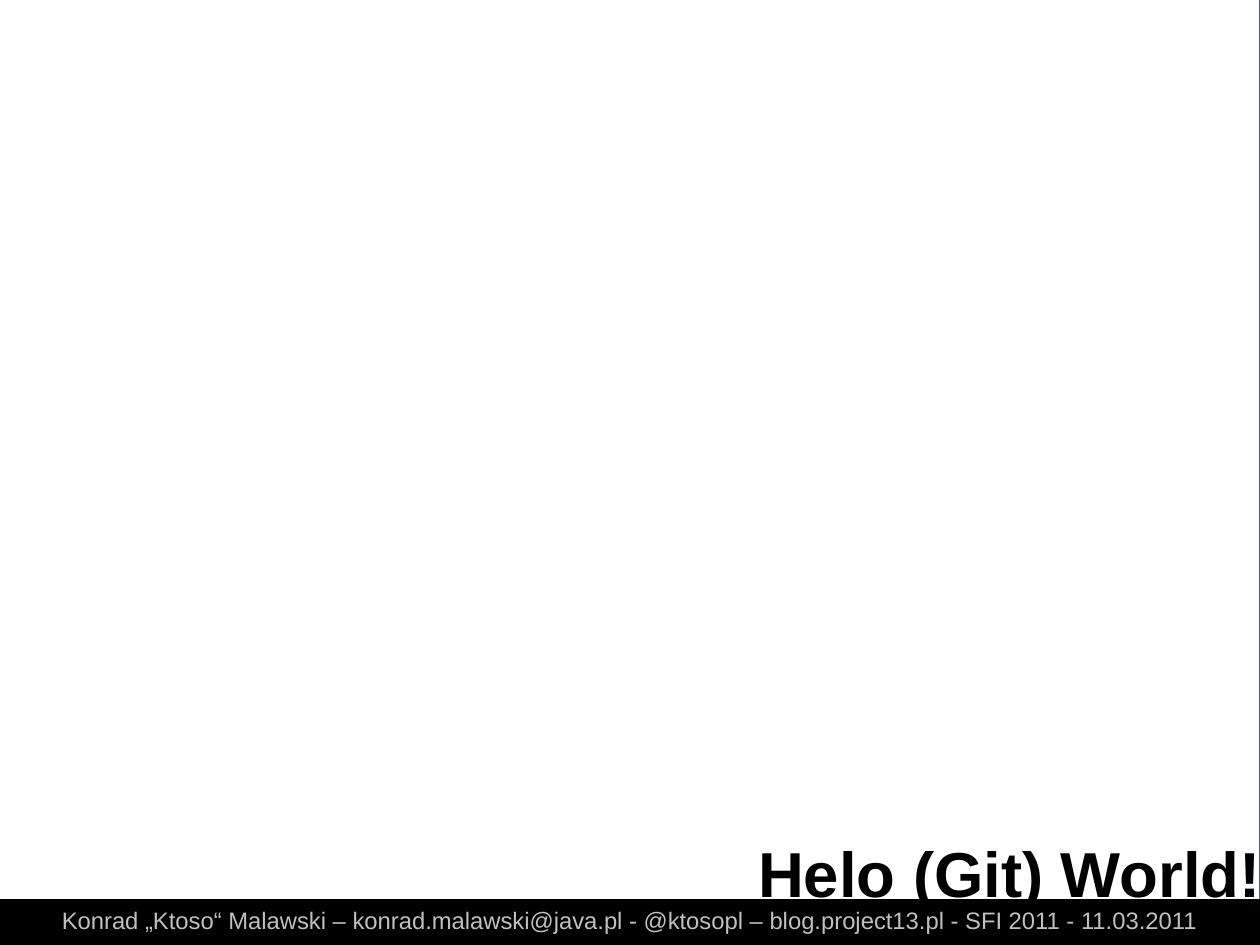
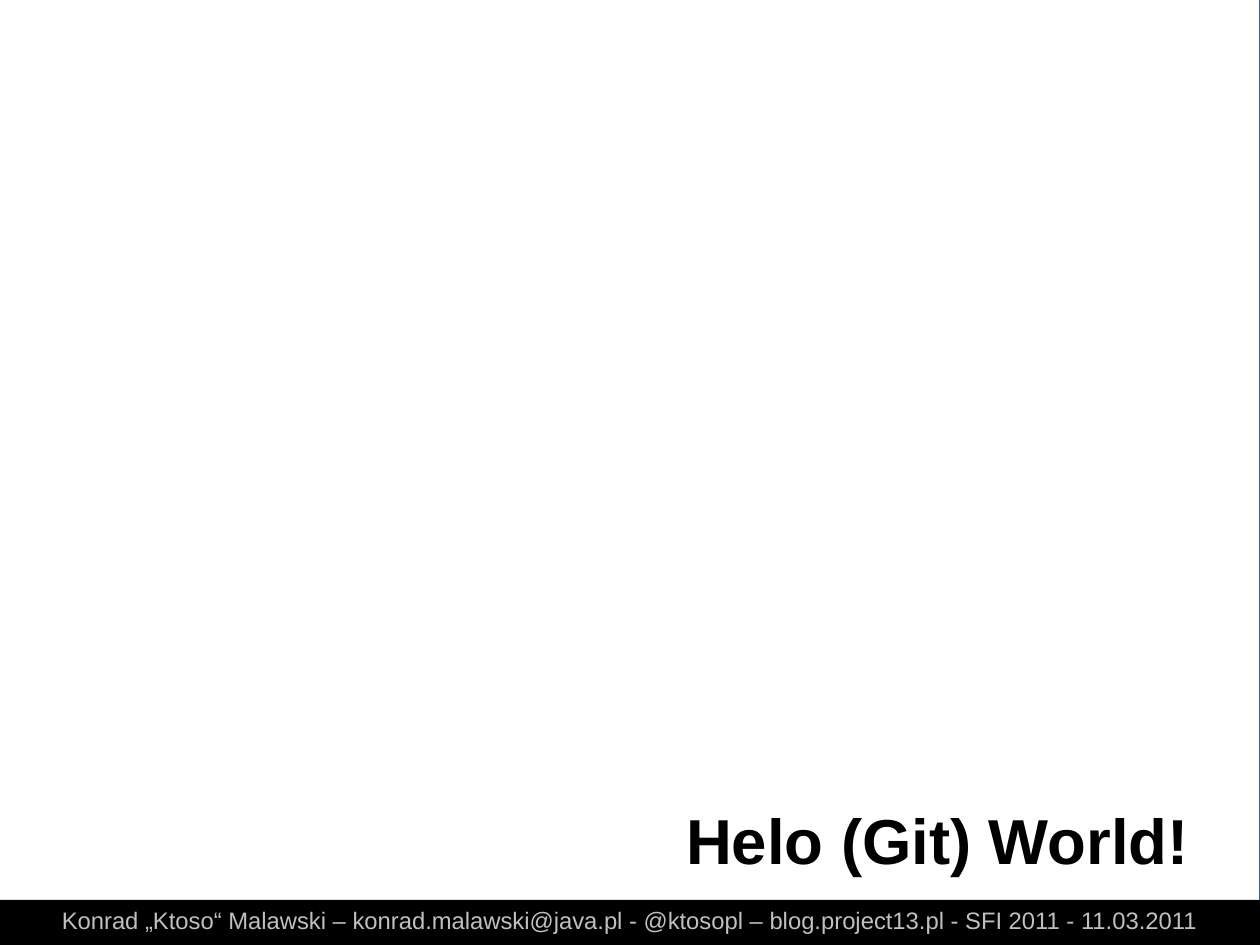
Before and after one commit to ktoso/git-presentation, a slide deck: slide 10 of slides.odp. Drawn at 1260x945 pixels with LibreOffice and Linux fonts; fonts in the diff are those of the drawing; background and template pictures are left out; a plain dark background stands for a picture behind light text. Boxes give left, top, right and bottom in pixels: in the first picture for what was removed or moved away, otherwise in the second. Text is boxed around its words. In the diff, an @@ line names an element or a change of style, - is before the commit and + after.

```diff
--- a/slides.odp
+++ b/slides.odp
@@ text "Helo (Git) World!" rewrapped from [758, 847, 1260, 909] to [686, 818, 1189, 876] @@
@@ rectangle at [0, 900, 1260, 944]: outline #000000 0 pt to none @@
```
Also in this commit, not shown: 36 other slides changed, 11 slides added, 28 other files.
